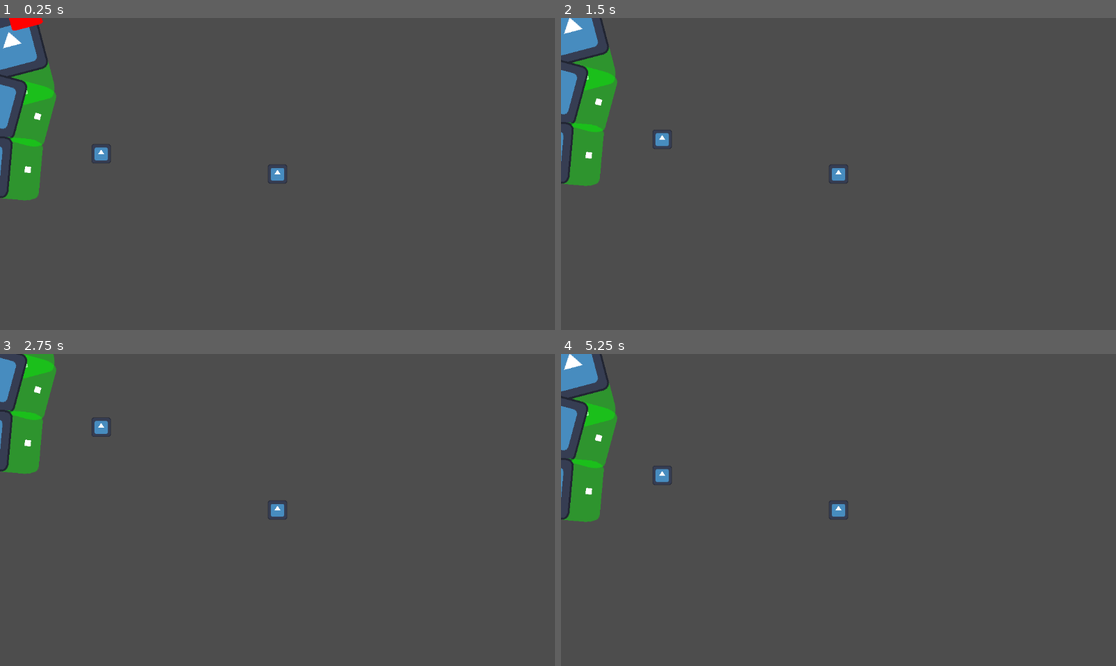
Above: before the commit, frames 1-4 (two rows, left to right).
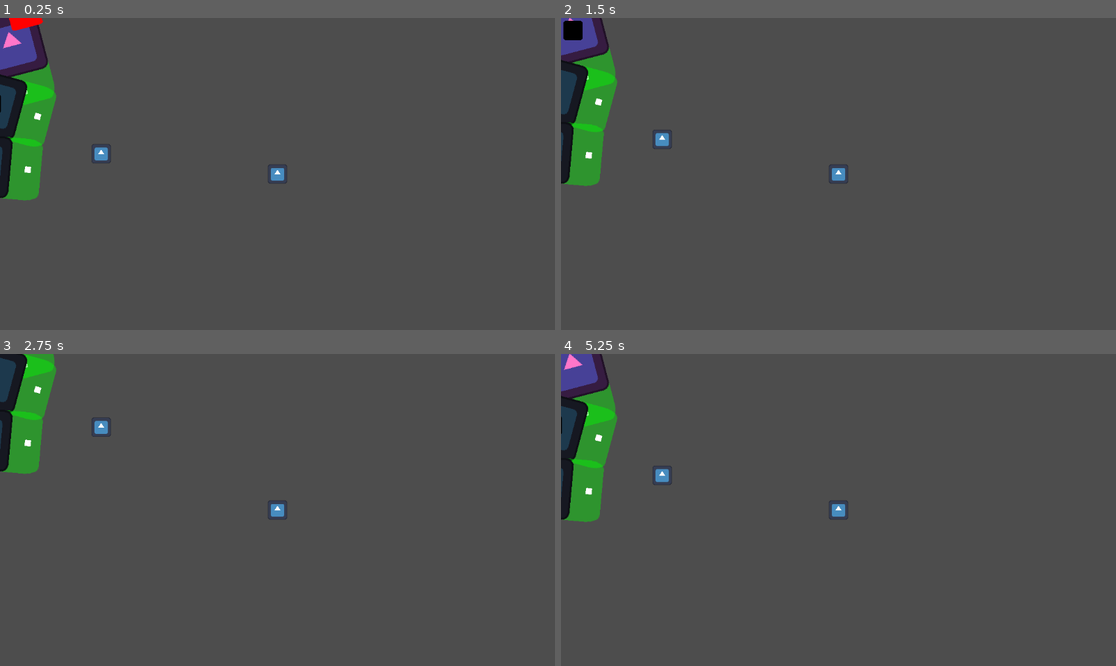
Above: after the commit, the same moments.

Repository: Jollista/Deadsteel
Game: Godot game, scene res://test.tscn
Same seed, same stepped clock (60 frames per second), same inputs: the game is played once before the commit and once after it. The project has no main scene, so this scene is started directly. The engine's default icon, where the game draws it, is replaced by a stand-in: a white triangle on a blue panel in a dark square.
Inputs (mouse positions are in pixels of both pictures, inside the frame that each line leads up to):
- Up to frame 1 (0.25 s): no input
- Up to frame 2 (1.5 s): tap Enter (ui_accept) at 0.5, 0.77, 1.25 s; move the mouse to (960, 158) at 0.52 s; hold E (coal_right, bound only after the commit) 0.53-1.28 s; click (960, 158) at 0.6 s; move the mouse to (727, 189) at 1.27 s; hold S (down) from 1.28 s (still down); click (727, 189) at 1.35 s
- Up to frame 3 (2.75 s): tap Enter (ui_accept) at 1.52 s; move the mouse to (333, 441) at 2.02 s; release S (down) at 2.03 s; hold E (coal_right, bound only after the commit) from 2.03 s (still down); right-click (333, 441) at 2.1 s; click (333, 441) at 2.3 s
- Up to frame 4 (5.25 s): tap Enter (ui_accept) at 2.75, 3.02, 3.77, 4.25, 4.52, 5 s; move the mouse to (810, 572) at 2.77 s; release E (coal_right, bound only after the commit) at 2.78 s; hold W (up) 2.78-3.53 s; tap Space (interact) at 2.85 s; click (810, 572) at 3.05 s; move the mouse to (1005, 556) at 3.52 s; hold Q (coal_left, bound only after the commit) 3.53-5.03 s; click (1005, 556) at 3.6 s; move the mouse to (672, 463) at 4.27 s; click (672, 463) at 4.35 s; move the mouse to (866, 510) at 5.02 s; hold S (down) from 5.03 s (still down); right-click (866, 510) at 5.1 s

The runs differ from the first frame. In frame 1, 2.2% of the frame differs, in the area x 0-9%, y 0-58%; in frame 2, 2.1%; in frame 3, 1.0%; in frame 4, 2.1%.

Commit message:
Added Coal to test scene, recolored train cars for testing readability

Diff:
--- a/Characters/Coal/coal.gd
+++ b/Characters/Coal/coal.gd
@@ -8,7 +8,7 @@
 		car.coal_on_board = true
 
 # Called every frame. 'delta' is the elapsed time since the previous frame.
-func _process(delta):
+func _process(_delta):
 	if car != null:
 		handle_input()
 		update_position()
--- a/Characters/Coal/coal.tscn
+++ b/Characters/Coal/coal.tscn
@@ -1,9 +1,60 @@
-[gd_scene load_steps=3 format=3 uid="uid://boq3e76dor4xg"]
+[gd_scene load_steps=3 format=3 uid="uid://kymw2tgdd467"]
 
 [ext_resource type="Texture2D" uid="uid://c2qnha11fchjc" path="res://icon.svg" id="1_6lumx"]
-[ext_resource type="Script" path="res://Characters/Coal/coal.gd" id="2_c5t5b"]
+
+[sub_resource type="GDScript" id="GDScript_q27os"]
+script/source = "extends Sprite2D
+
+@export var car : PathFollow2D # reference to the car coal is currently in
+
+# update coal bool for car on ready
+func _ready():
+	if car != null:
+		car.coal_on_board = true
+
+# Called every frame. 'delta' is the elapsed time since the previous frame.
+func _process(_delta):
+	if car != null:
+		handle_input()
+		update_position()
+		if car.player_on_board:
+			handle_car_controls()
+
+# switch between train cars on player input
+func handle_input():
+	if Input.is_action_just_pressed(\"coal_left\"):
+		jump_left()
+	if Input.is_action_just_pressed(\"coal_right\"):
+		jump_right()
+
+# jump one car to the left (toward caboose) if such a car exists
+func jump_left():
+	if car.next_car != null:
+		car.coal_on_board = false
+		car = car.next_car
+		car.coal_on_board = true
+
+# jump one car to the right (toward engine) if such a car exists
+func jump_right():
+	if car.prev_car != null:
+		car.coal_on_board = false
+		car = car.prev_car
+		car.coal_on_board = true
+
+# moves coal along with the train
+func update_position():
+	position = car.position
+
+# automatically control car function
+# if booleans are correctly updated (car.coal_on_board), then the car will
+# automatically decide what to do when coal is on board, determined in car's
+# car_action function
+func handle_car_controls():
+	car.car_action()
+"
 
 [node name="Coal" type="Sprite2D"]
+modulate = Color(0, 0, 0, 1)
 scale = Vector2(0.312, 0.312)
 texture = ExtResource("1_6lumx")
-script = ExtResource("2_c5t5b")
+script = SubResource("GDScript_q27os")
--- a/Trains/empty_car.tscn
+++ b/Trains/empty_car.tscn
@@ -18,6 +18,7 @@
 [node name="StaticBody2D" type="StaticBody2D" parent="."]
 
 [node name="Sprite2D" type="Sprite2D" parent="StaticBody2D"]
+modulate = Color(0.403922, 0.403922, 0.403922, 1)
 texture = ExtResource("1_nlqsy")
 
 [node name="CollisionPolygon2D" type="CollisionPolygon2D" parent="StaticBody2D"]
--- a/Trains/engine.tscn
+++ b/Trains/engine.tscn
@@ -18,6 +18,7 @@
 [node name="StaticBody2D" type="StaticBody2D" parent="."]
 
 [node name="Sprite2D" type="Sprite2D" parent="StaticBody2D"]
+modulate = Color(1, 0.462745, 0.788235, 1)
 texture = ExtResource("1_h6dc2")
 
 [node name="DirectionIndicator" type="Sprite2D" parent="StaticBody2D/Sprite2D"]
--- a/project.godot
+++ b/project.godot
@@ -42,8 +42,7 @@
 }
 interact={
 "deadzone": 0.5,
-"events": [Object(InputEventKey,"resource_local_to_scene":false,"resource_name":"","device":-1,"window_id":0,"alt_pressed":false,"shift_pressed":false,"ctrl_pressed":false,"meta_pressed":false,"pressed":false,"keycode":0,"physical_keycode":69,"key_label":0,"unicode":101,"echo":false,"script":null)
-, Object(InputEventKey,"resource_local_to_scene":false,"resource_name":"","device":-1,"window_id":0,"alt_pressed":false,"shift_pressed":false,"ctrl_pressed":false,"meta_pressed":false,"pressed":false,"keycode":0,"physical_keycode":32,"key_label":0,"unicode":32,"echo":false,"script":null)
+"events": [Object(InputEventKey,"resource_local_to_scene":false,"resource_name":"","device":-1,"window_id":0,"alt_pressed":false,"shift_pressed":false,"ctrl_pressed":false,"meta_pressed":false,"pressed":false,"keycode":0,"physical_keycode":32,"key_label":0,"unicode":32,"echo":false,"script":null)
 ]
 }
 car_action={
@@ -56,6 +55,16 @@
 "events": [Object(InputEventMouseButton,"resource_local_to_scene":false,"resource_name":"","device":-1,"window_id":0,"a …(236 unchanged characters)…
 ]
 }
+coal_left={
+"deadzone": 0.5,
+"events": [Object(InputEventKey,"resource_local_to_scene":false,"resource_name":"","device":-1,"window_id":0,"alt_pressed":false,"shift_pressed":false,"ctrl_pressed":false,"meta_pressed":false,"pressed":false,"keycode":0,"physical_keycode":81,"key_label":0,"unicode":113,"echo":false,"script":null)
+]
+}
+coal_right={
+"deadzone": 0.5,
+"events": [Object(InputEventKey,"resource_local_to_scene":false,"resource_name":"","device":-1,"window_id":0,"alt_pressed":false,"shift_pressed":false,"ctrl_pressed":false,"meta_pressed":false,"pressed":false,"keycode":0,"physical_keycode":69,"key_label":0,"unicode":101,"echo":false,"script":null)
+]
+}
 
 [physics]
 
--- a/test.tscn
+++ b/test.tscn
@@ -7,6 +7,7 @@
 [ext_resource type="PackedScene" uid="uid://bnx5khik0cuj4" path="res://Trains/engine.tscn" id="4_c0frl"]
 [ext_resource type="PackedScene" uid="uid://jmv2ubgsgjc0" path="res://Trains/empty_car.tscn" id="5_cko5r"]
 [ext_resource type="Script" path="res://MusicPlayer.gd" id="7_k7jhi"]
+[ext_resource type="PackedScene" uid="uid://kymw2tgdd467" path="res://Characters/Coal/coal.tscn" id="8_ev4xb"]
 
 [sub_resource type="Curve2D" id="Curve2D_6g8im"]
 _data = {
@@ -43,8 +44,13 @@
 rotation = -0.256593
 prev_car = NodePath("../Car2")
 
+[node name="Coal" parent="." node_paths=PackedStringArray("car") instance=ExtResource("8_ev4xb")]
+position = Vector2(354, 124)
+car = NodePath("../Rail/Car2")
+
 [node name="Player" parent="." instance=ExtResource("3_tjli1")]
 position = Vector2(635, 322)
 
 [node name="AudioStreamPlayer" type="AudioStreamPlayer" parent="."]
+process_mode = 3
 script = ExtResource("7_k7jhi")
Not shown: 1 places in test.tscn that only renumber resources
